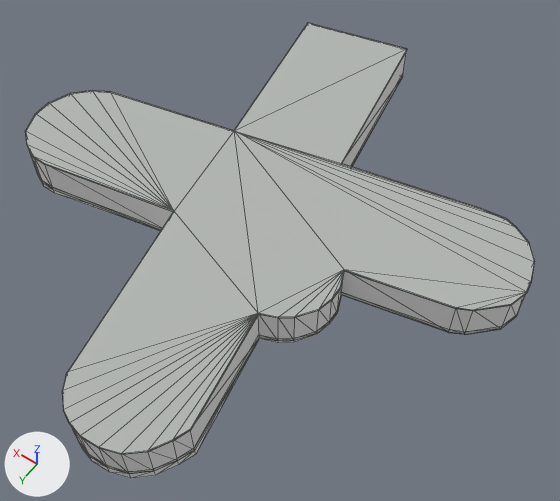
The glTF model public/models/buildings/osm-way-24450071.glb as it was, and as the next commit left it.
Both versions are drawn from a 50 mm camera at (-24.1, 31.3, 45.5) aimed at (-3.1, 1.8, -0.7). The axes (+X, +Y, +Z) are drawn at lower left. The lights are the same throughout. The picture after the commit comes second. Mesh edges are drawn as thin lines. Where no turn or scale is listed for an object, it has been applied to the vertices. Vertices at exactly the same position are counted once.

Names of what the first picture shows: 'building foundation 24450071', 'reality 24450071 near reality aged pale plaster', 'reality 24450071 near reality concrete plinth', 'reality 24450071 near reality flat weathered roof', 'reality 24450071 near reality pale aluminum sill'.
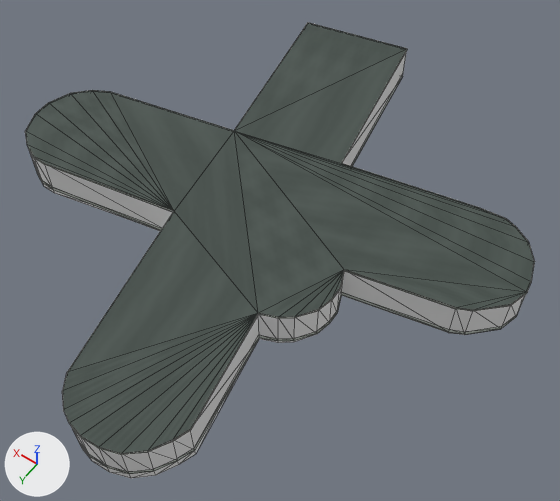
The change, as a list of edits to the scene's bpy script:
```text
Add img_roof_color:
    img_roof_color = load_image('roof-color', 'textures/1de3d7bb6546b7423004abcc0fb627c4d0c6ad03316b21d76a93f9bf4f470ca6.png', 256, 256, 'sRGB')
Change mat_reality_flat_weathered_roof:
    remove mat_reality_flat_weathered_roof.base_color = (0.451, 0.475, 0.455)  # grey #b3b7b4
    add mat_reality_flat_weathered_roof.texture = img_roof_color
Change me_reality_24450071_near_reality_pale_aluminum_sill:
    used by ob_reality_24450071_near_reality_pale_aluminum_sill; location = (0.0, 0.0, 0.0)
    remove me_reality_24450071_near_reality_pale_aluminum_sill.from_pydata(...)  # 164 vertices, 82 faces; spans x -20.2..19.5, y -20.4..22.2, z 2.9..3.0
    add me_reality_24450071_near_reality_pale_aluminum_sill.from_pydata(...)  # 205 vertices, 164 faces; spans x -20.2..19.5, y -20.4..22.2, z 2.9..3.0
    me_reality_24450071_near_reality_pale_aluminum_sill part 1
    71 faces are deleted
    41 vertices are added at x -20.2..19.5, y -20.4..22.2, z 3.0
    153 new faces join them
```

Location of each change, [x1, y1, x2, y2] in pixels of the pictures (560 x 501 px):
'reality 24450071 near reality flat weathered roof', surface changed (darker): [26, 23, 534, 454] in both
part 1 of me_reality_24450071_near_reality_pale_aluminum_sill, built on: [25, 23, 535, 455] in both
